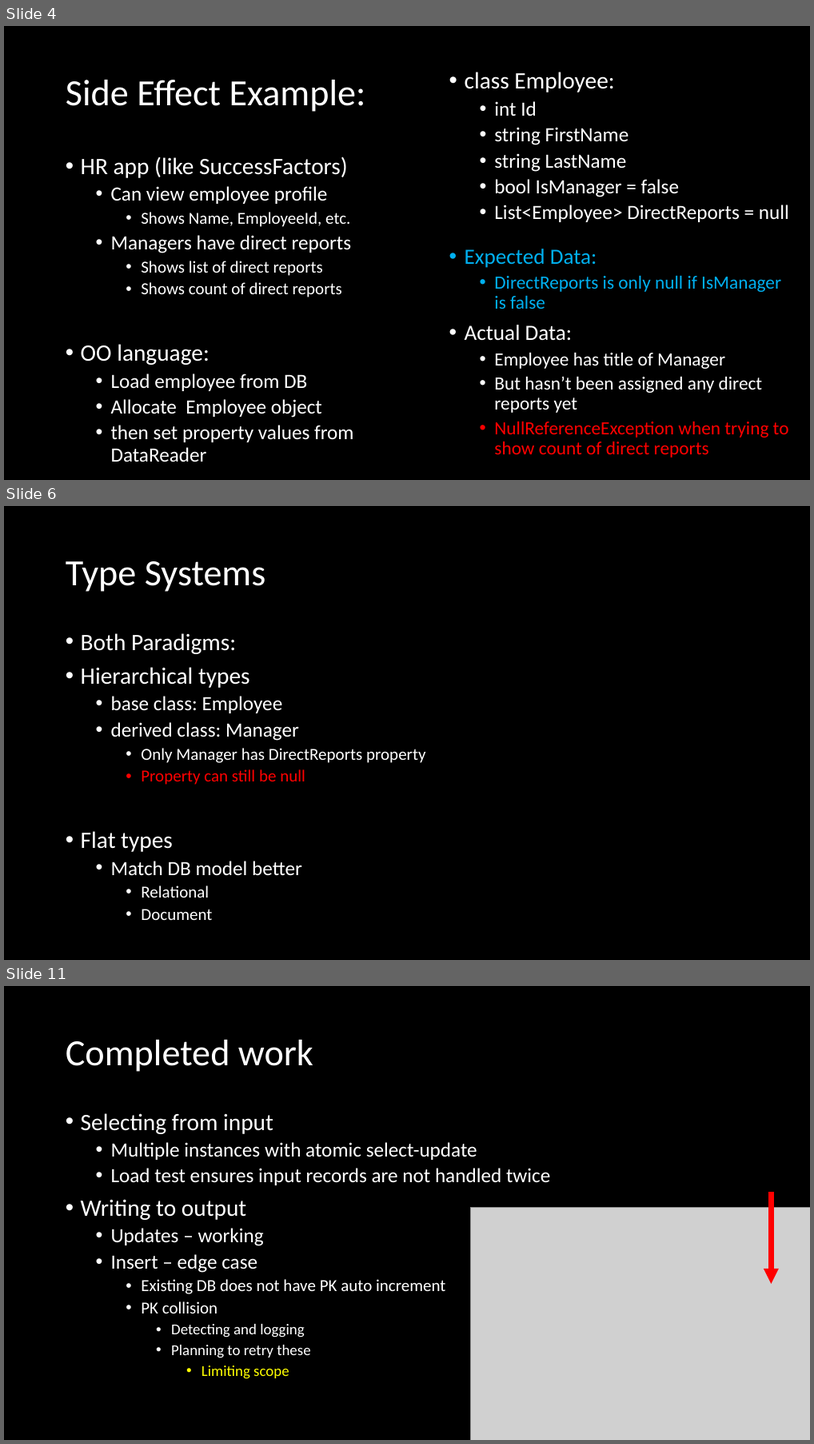
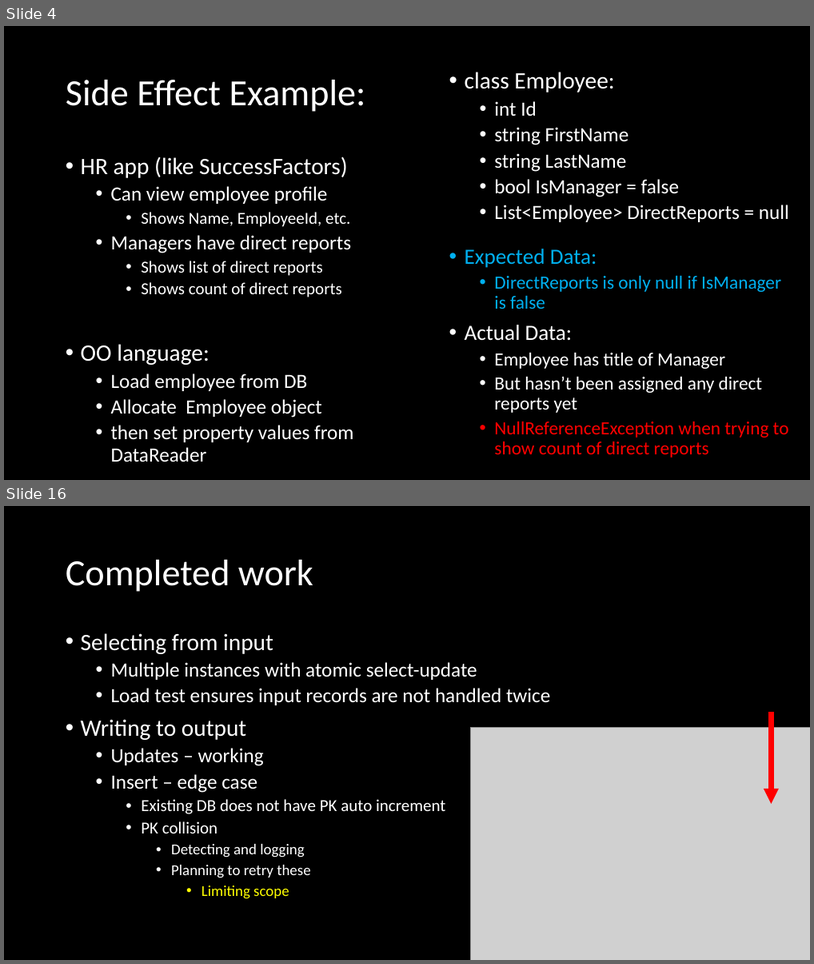
Before and after one commit to jaydpather/FSharpETLDemo, a slide deck: presentations/FSharpETLDemo.pptx. Shown one above the other, each under a label of ours: slides 4, 6 and 11 before the commit, slides 4 and 16 after it; the slides between them are not shown. The pictures are 814x1444 and 814x964 pixels, drawn with LibreOffice and Linux fonts; fonts in the diff are those of the drawing; grey boxes stand for pictures. Boxes give left, top, right and bottom in pixels: in the first picture for what was removed or moved away, otherwise in the second. Text is boxed around its words. In the diff, an @@ line names an element or a change of style, - is before the commit and + after.

```diff
--- a/presentations/FSharpETLDemo.pptx
+++ b/presentations/FSharpETLDemo.pptx
@@ slide 6 removed at (x1=4, y1=506, x2=810, y2=960), background #000000 @@
@@ title removed at (x1=66, y1=561, x2=266, y2=592) @@
-Type Systems
@@ text removed at (x1=81, y1=633, x2=426, y2=920) @@
-• Both Paradigms:
-• Hierarchical types
-  • base class: Employee
-  • derived class: Manager
-    • Only Manager has DirectReports property
-    • Property can still be null
-• Flat types
-  • Match DB model better
-    • Relational
-    • Document
@@ what was slide 11 is now slide 16 @@
```
Also in this commit, not shown: 5 slides changed, 3 slides added, 2 other slides removed, 5 other files.
